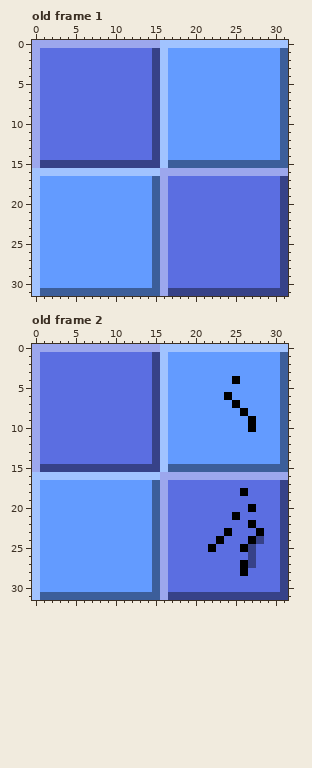
Pixel-art file -- src/assets/tiles.aseprite. Above: the version before the commit.
32x32 pixels, 2 frames. Colours within 5 levels of each other are drawn and written as one. Shown: old frame 1, old frame 2. The commit also changed other frames, which this record leaves out.
The result:
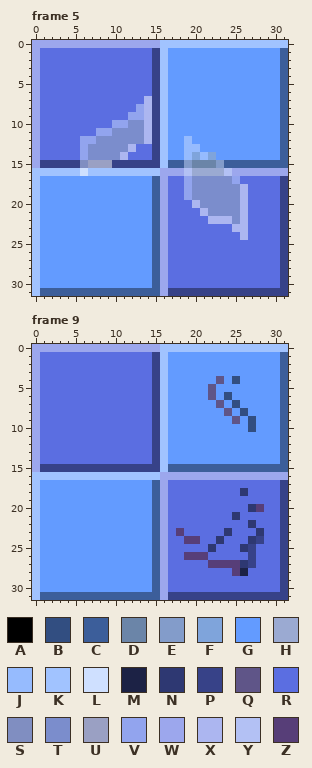
Palette (. is transparent): A #000000  B #324e81  C #3c5e9a  D #6b85a8  E #839cca  F #7fa4db  G #639bff  H #9baad2  J #96bbfe  K #a1c3ff  L #cfe0ff  M #1c2245  N #2e3872  P #374288  Q #5f5588  R #5b6ee1  S #808ec1  T #7b8dcc  U #9aa0c3  V #92a4ee  W #9ca7ed  X #acb6f0  Y #b3c1f4  Z #573e78
A new or re-ordered frame is compared with the old frame closest to it.
Log entry: :sparkles: randomized tiles
Edits made:
frames 2 -> 9
layer "Layer 3" opacity 100% -> 49%
--- frame 5 is new; against old frame 1, layer "Layer 3"
@@ x 0..31 @@
  6 WRRRRRRRRRRRRRRPKGGGGGGGGGGGGGGC
- 7 WRRRRRRRRRRRRRRPKGGGGGGGGGGGGGGC
- 8 WRRRRRRRRRRRRRRPKGGGGGGGGGGGGGGC
- 9 WRRRRRRRRRRRRRRPKGGGGGGGGGGGGGGC
-10 WRRRRRRRRRRRRRRPKGGGGGGGGGGGGGGC
-11 WRRRRRRRRRRRRRRPKGGGGGGGGGGGGGGC
-12 WRRRRRRRRRRRRRRPKGGGGGGGGGGGGGGC
-13 WRRRRRRRRRRRRRRPKGGGGGGGGGGGGGGC
-14 WRRRRRRRRRRRRRRPKGGGGGGGGGGGGGGC
-15 WPPPPPPPPPPPPPPPKCCCCCCCCCCCCCCC
-16 KKKKKKKKKKKKKKKKWWWWWWWWWWWWWWWW
-17 KGGGGGGGGGGGGGGCWRRRRRRRRRRRRRRP
-18 KGGGGGGGGGGGGGGCWRRRRRRRRRRRRRRP
-19 KGGGGGGGGGGGGGGCWRRRRRRRRRRRRRRP
-20 KGGGGGGGGGGGGGGCWRRRRRRRRRRRRRRP
-21 KGGGGGGGGGGGGGGCWRRRRRRRRRRRRRRP
-22 KGGGGGGGGGGGGGGCWRRRRRRRRRRRRRRP
-23 KGGGGGGGGGGGGGGCWRRRRRRRRRRRRRRP
-24 KGGGGGGGGGGGGGGCWRRRRRRRRRRRRRRP
+ 7 WRRRRRRRRRRRRRXPKGGGGGGGGGGGGGGC
+ 8 WRRRRRRRRRRRRVXPKGGGGGGGGGGGGGGC
+ 9 WRRRRRRRRRRRVVXPKGGGGGGGGGGGGGGC
+10 WRRRRRRRRRVVTTXPKGGGGGGGGGGGGGGC
+11 WRRRRRRRVVTTTTXPKGGGGGGGGGGGGGGC
+12 WRRRRRVVTTTTTTXPKGGJGGGGGGGGGGGC
+13 WRRRRRVTTTTTXRRPKGGJJGGGGGGGGGGC
+14 WRRRRRVTTTTXRRRPKGGJFJFGGGGGGGGC
+15 WPPPPPSUUUPPPPPPKCCEDDDECCCCCCCC
+16 KKKKKKLKKKKKKKKKWWWYHHHHYWWWWWWW
+17 KGGGGGGGGGGGGGGCWRRVTTTTTVRRRRRP
+18 KGGGGGGGGGGGGGGCWRRVTTTTTTXRRRRP
+19 KGGGGGGGGGGGGGGCWRRVTTTTTTXRRRRP
+20 KGGGGGGGGGGGGGGCWRRRXTTTTTXRRRRP
+21 KGGGGGGGGGGGGGGCWRRRRXTTTTXRRRRP
+22 KGGGGGGGGGGGGGGCWRRRRRXXXTXRRRRP
+23 KGGGGGGGGGGGGGGCWRRRRRRRRXXRRRRP
+24 KGGGGGGGGGGGGGGCWRRRRRRRRRXRRRRP
 25 KGGGGGGGGGGGGGGCWRRRRRRRRRRRRRRP
--- frame 9 is new; against old frame 2
@@ x 20..29 @@
  3 GGGGGGGGGG
- 4 GGGGGAGGGG
- 5 GGGGGGGGGG
- 6 GGGGAGGGGG
- 7 GGGGGAGGGG
- 8 GGGGGGAGGG
- 9 GGGGGGGAGG
-10 GGGGGGGAGG
+ 4 GGGQGBGGGG
+ 5 GGQGGGGGGG
+ 6 GGQGBGGGGG
+ 7 GGGQGBGGGG
+ 8 GGGGQGBGGG
+ 9 GGGGGQGBGG
+10 GGGGGGGBGG
 11 GGGGGGGGGG
@@ x 16..30 @@
 17 WRRRRRRRRRRRRRR
-18 WRRRRRRRRRARRRR
+18 WRRRRRRRRRNRRRR
 19 WRRRRRRRRRRRRRR
-20 WRRRRRRRRRRARRR
-21 WRRRRRRRRARRRRR
-22 WRRRRRRRRRRARRR
-23 WRRRRRRRARRRARR
-24 WRRRRRRARRRAPRR
-25 WRRRRRARRRAPRRR
-26 WRRRRRRRRRRPRRR
-27 WRRRRRRRRRAPRRR
-28 WRRRRRRRRRARRRR
+20 WRRRRRRRRRRNZRR
+21 WRRRRRRRRNRRRRR
+22 WRRRRRRRRRRNRRR
+23 WRZRRRRRNRRRNRR
+24 WRRZZRRNRRRNPRR
+25 WRRRRRNRRRNPRRR
+26 WRRZZZRRRRRPRRR
+27 WRRRRRZZZZNPRRR
+28 WRRRRRRRRZMRRRR
 29 WRRRRRRRRRRRRRR
Changed places in both pictures, as pixel boxes (x1, y1, x2, y2):
changed: (80, 96, 152, 176)
changed: (184, 136, 248, 240)
changed: (208, 376, 256, 432)
changed: (176, 488, 264, 576)
